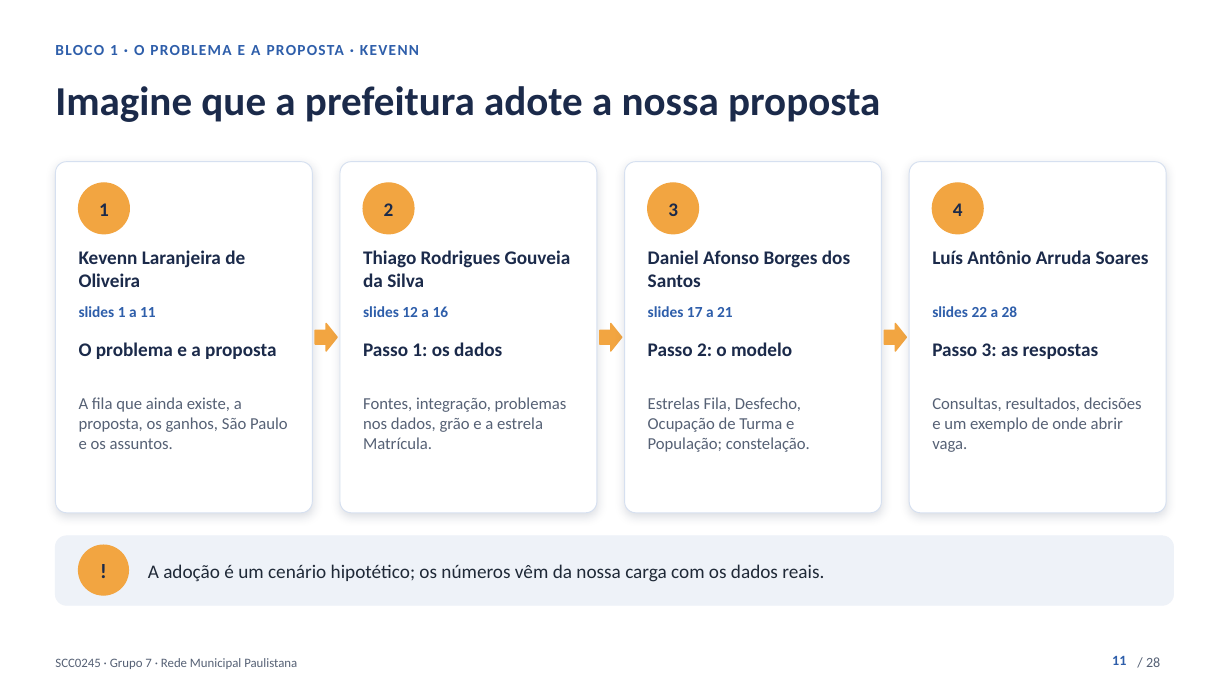
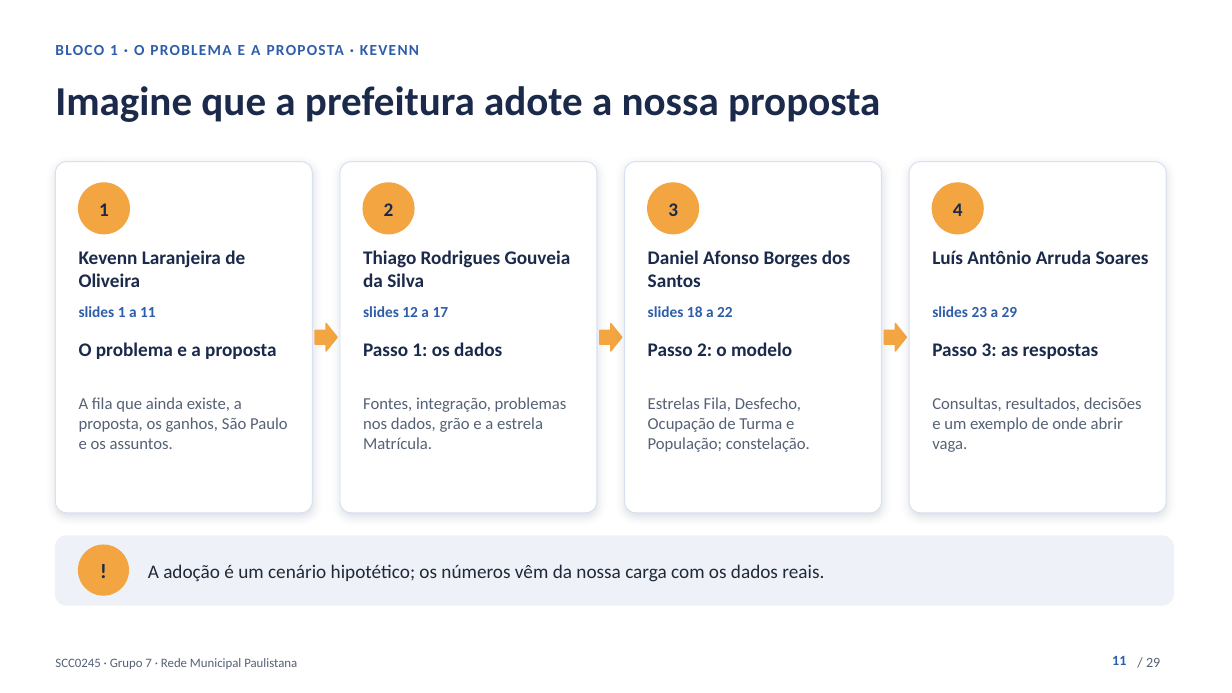
Before and after one commit to kevennlaranjeira/OLAP2026, a slide deck: slide 11 of docs/apresentacao/apresentacao-projeto1.pptx. Drawn at 1232x693 pixels with LibreOffice and Linux fonts; fonts in the diff are those of the drawing. Boxes give left, top, right and bottom in pixels: in the first picture for what was removed or moved away, otherwise in the second. Text is boxed around its words. In the diff, an @@ line names an element or a change of style, - is before the commit and + after.

```diff
--- a/docs/apresentacao/apresentacao-projeto1.pptx
+++ b/docs/apresentacao/apresentacao-projeto1.pptx
@@ text at box(363, 306, 449, 317): text changed @@
-slides 12 a 16
+slides 12 a 17
@@ text at box(648, 306, 733, 317): text changed @@
-slides 17 a 21
+slides 18 a 22
@@ text at box(932, 306, 1018, 317): text changed @@
-slides 22 a 28
+slides 23 a 29
@@ text at box(1146, 658, 1160, 667): text changed @@
-/ 28
+/ 29
```
Also in this commit, not shown: 25 other slides changed, 2 slides added, 1 slide removed, 7 other files.
